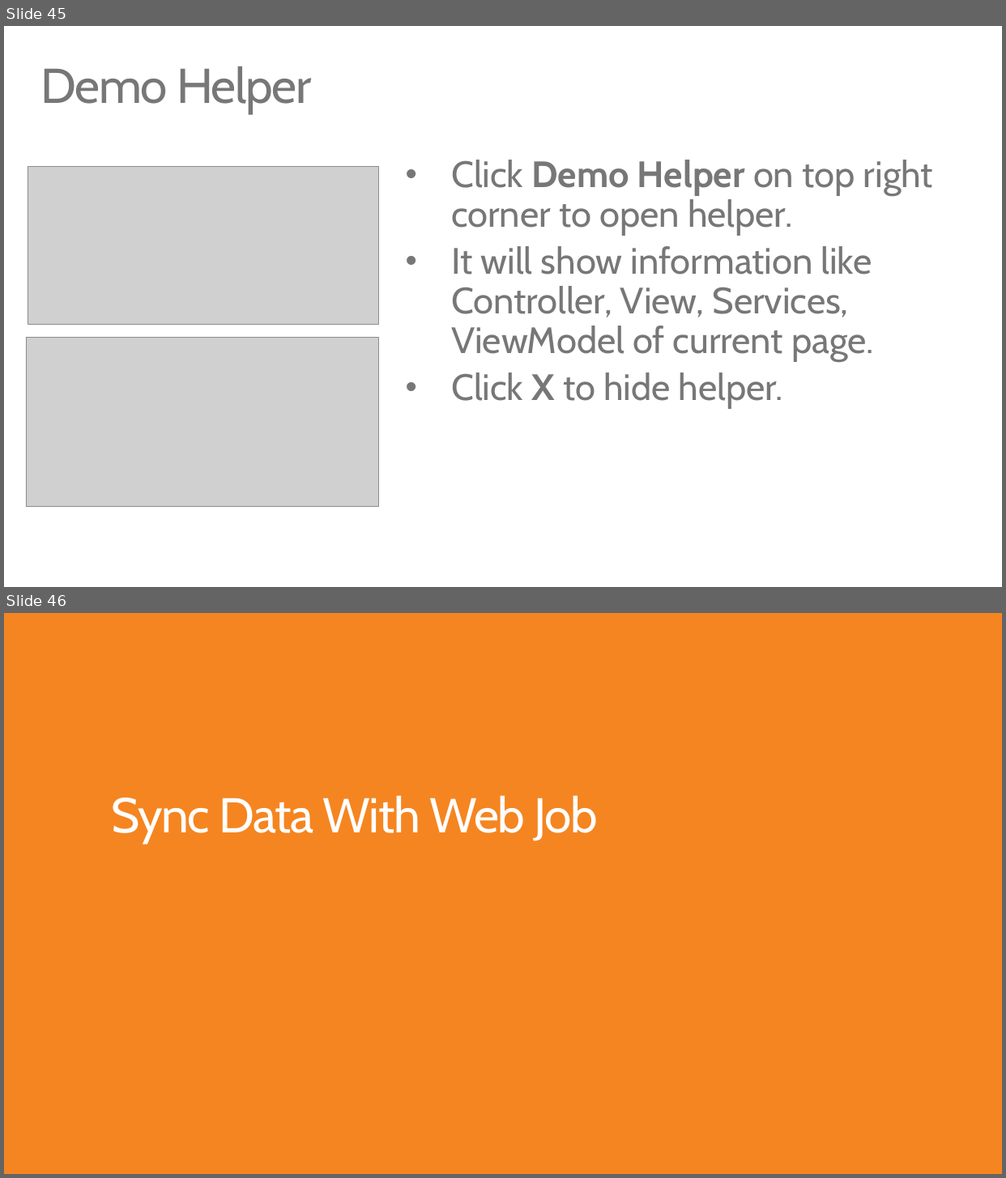
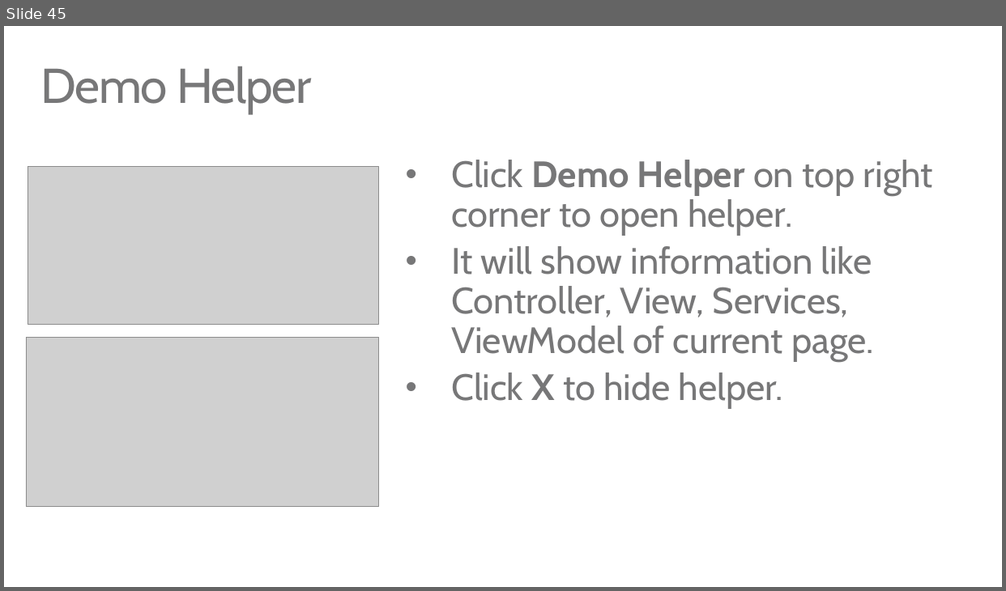
Before and after one commit to TylerLu/EDUGraphAPI-PHP, a slide deck: EDU GRAPH-API Demo Script.pptx. Shown one above the other, each under a label of ours: slides 45 and 46 before the commit, slide 45 after it. The pictures are 1006x1178 and 1006x591 pixels, drawn with LibreOffice and Linux fonts; fonts in the diff are those of the drawing; grey boxes stand for pictures. Boxes give left, top, right and bottom in pixels: in the first picture for what was removed or moved away, otherwise in the second. Text is boxed around its words. In the diff, an @@ line names an element or a change of style, - is before the commit and + after.

```diff
--- a/EDU GRAPH-API Demo Script.pptx
+++ b/EDU GRAPH-API Demo Script.pptx
@@ slide 46 removed at bbox=[4, 613, 1002, 1174], background #F58520 @@
@@ title removed at bbox=[111, 795, 598, 844] @@
-Sync Data With Web Job
```
Also in this commit, not shown: 7 other slides removed.
